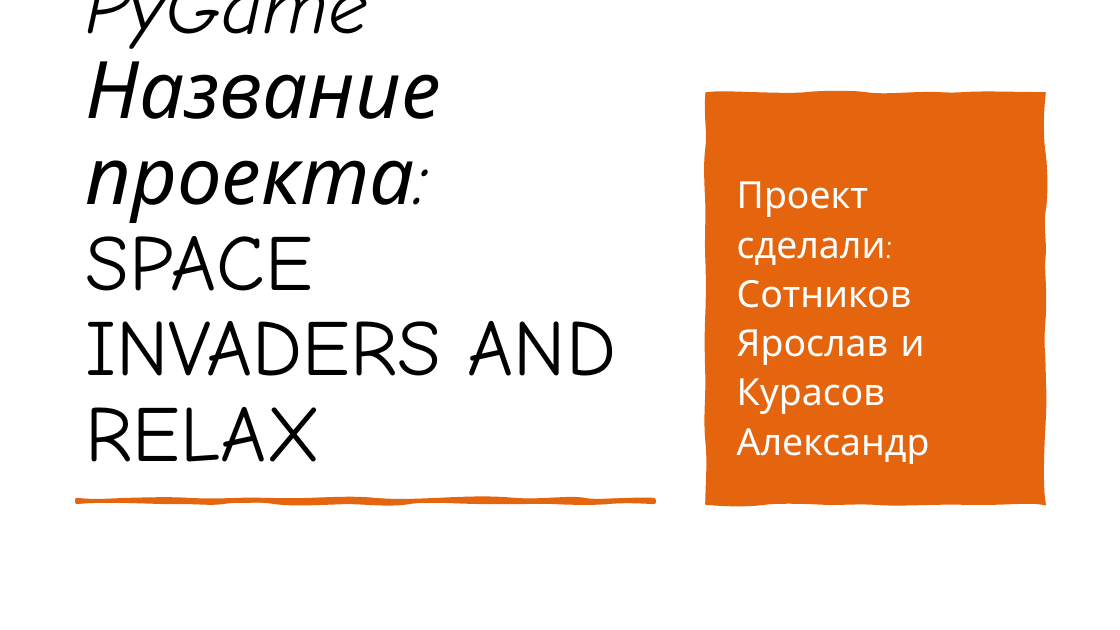
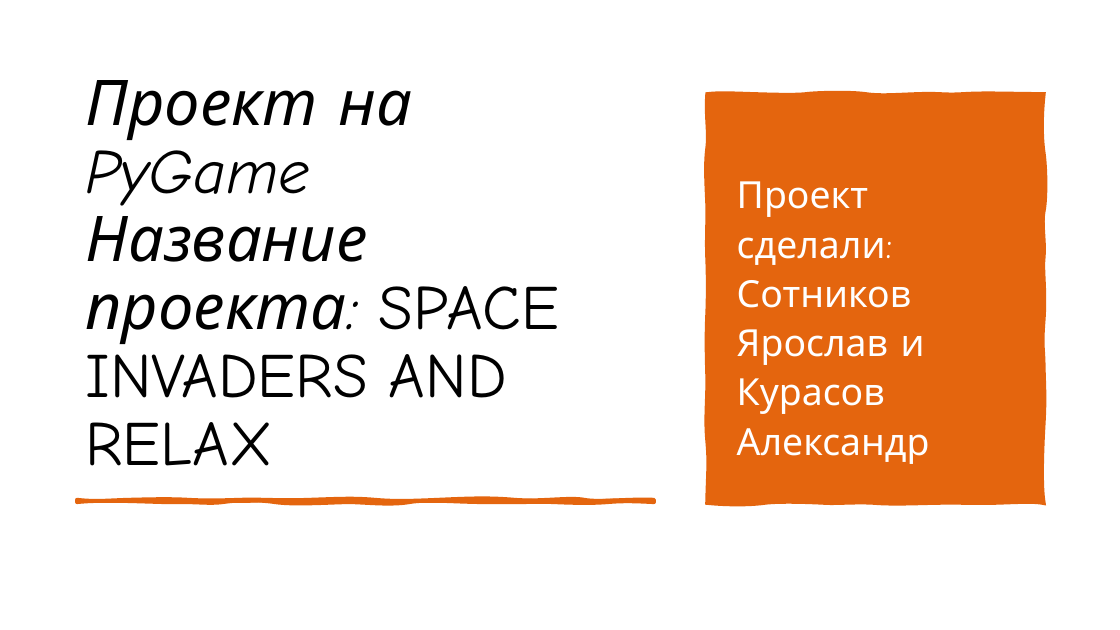
Before and after one commit to paprico-scar/pygameproject, a slide deck: slide 1 of Презентация PyGame.pptx. Drawn at 1120x630 pixels with LibreOffice and Linux fonts; fonts in the diff are those of the drawing. Boxes give left, top, right and bottom in pixels: in the first picture for what was removed or moved away, otherwise in the second. Text is boxed around its words. In the diff, an @@ line names an element or a change of style, - is before the commit and + after.

```diff
--- a/Презентация PyGame.pptx
+++ b/Презентация PyGame.pptx
@@ title "Проект на PyGame Название проекта: ..." at (85,80,560,466): size 68 to 54 pt @@
```
Also in this commit, not shown: 2 other slides changed.
